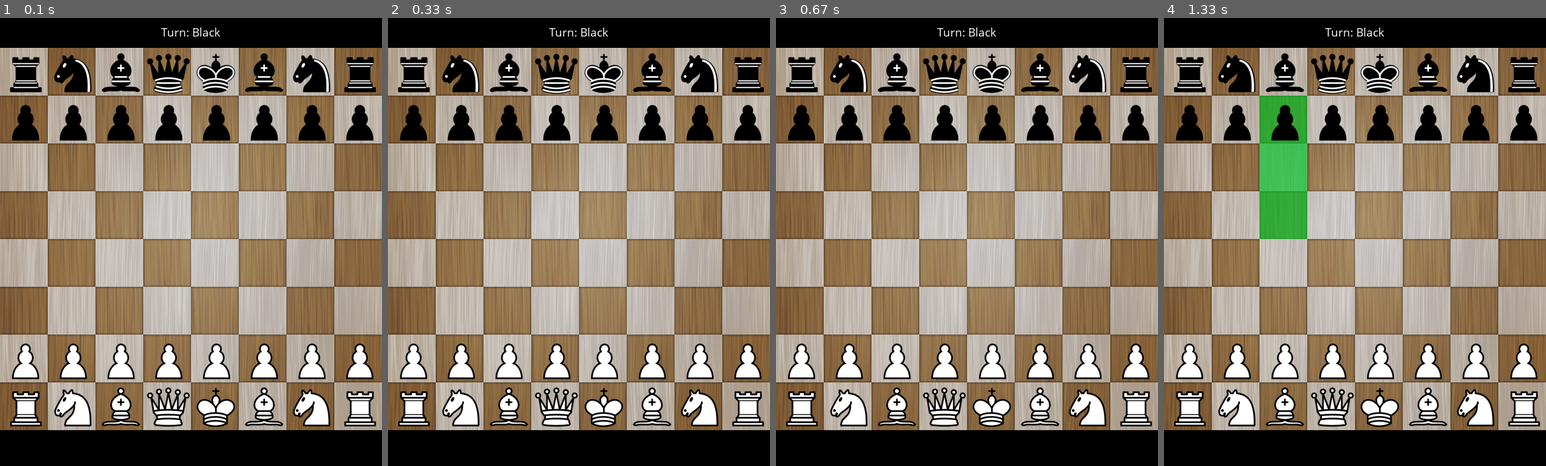
Above: before the commit, frames 1-4 (left to right).
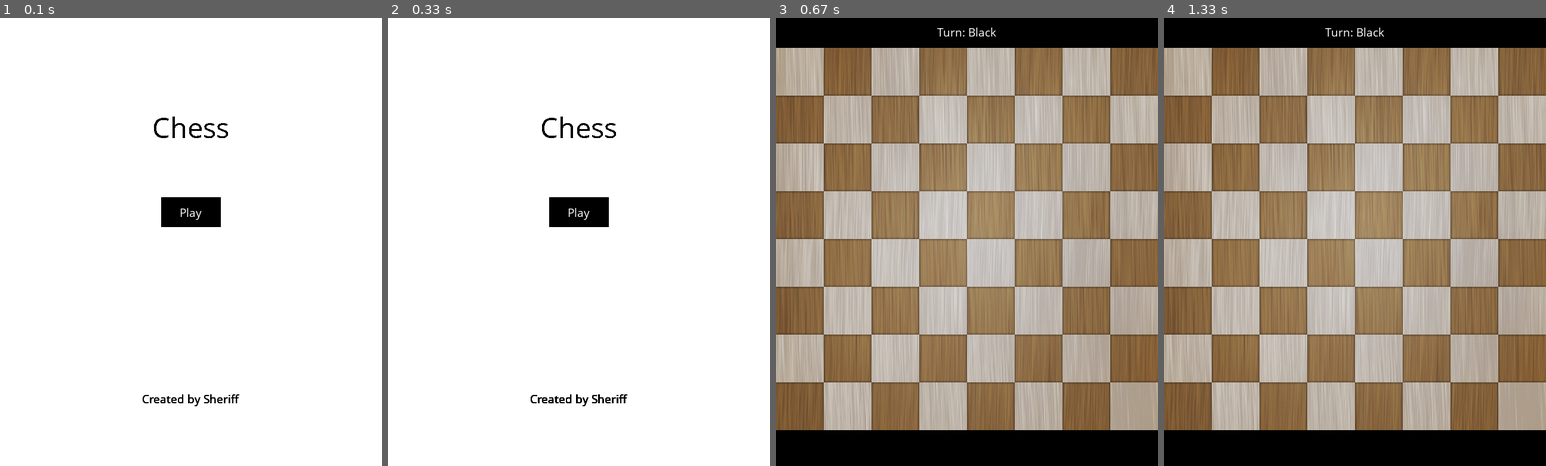
Above: after the commit, the same moments.

Repository: mandrelbrotset/pygame-chess
Game: pygame game, started from main.py
Two runs of this game, one before a commit and one after it. Both use one fixed random seed, a clock stepped at 60 frames per second and the inputs below.
Inputs (mouse positions are in pixels of both pictures, inside the frame that each line leads up to):
- Up to frame 1 (0.1 s): no input
- Up to frame 2 (0.33 s): no input
- Up to frame 3 (0.67 s): press the mouse at (967, 210) at 0.37 s; move the mouse to (905, 277) at 0.47 s; release the mouse at (848, 345) at 0.6 s
- Up to frame 4 (1.33 s): press the mouse at (1355, 210) at 0.7 s; move the mouse to (1305, 143) at 0.8 s; release the mouse at (1255, 76) at 0.93 s; press the mouse at (1282, 121) at 1.03 s; move the mouse to (1393, 264) at 1.13 s; release the mouse at (1500, 412) at 1.27 s

The runs differ from the first frame. In frame 1, 96% of the frame differs, in the area x 0-100%, y 0-100%; in frame 2, 96%; in frame 3, 14%; in frame 4, 18%.

Commit message:
threaded Chess.draw_pieces method

Diff:
--- a/chess.py
+++ b/chess.py
@@ -407,11 +407,17 @@
             # checkmate mechanism
             p = self.piece_location[columnChar][rowNo]
 
+            #
             for i in self.moves:
+                # if selected square is a valid move
                 if i == [x, y]:
+                    # if selected square is not occupied by any piece
                     if(p[0][:5] == turn) or len(p[0]) == 0:
+                        # move piece
                         self.validate_move([x,y])
+                    # if piece selected is the opponents piece
                     else:
+                        # capture piece
                         self.capture_piece(turn, [columnChar, rowNo], [x,y])
 
             # only the player with the turn gets to play
--- a/game.py
+++ b/game.py
@@ -4,6 +4,8 @@
 from piece import Piece
 from chess import Chess
 from utils import Utils
+
+from threading import Thread
 
 class Game:
     def __init__(self):
@@ -75,6 +77,9 @@
         # create class object that handles the gameplay logic
         self.chess = Chess(self.screen, pieces_src, self.board_locations, square_length)
 
+        t = Thread(target=self.draw, daemon=True)
+        thread_started = False
+
         # game loop
         while self.running:
             self.clock.tick(60)
@@ -89,19 +94,23 @@
                 elif key_pressed[K_SPACE]:
                     self.chess.reset()
 
-            #if self.menu_showed == False:
-            #    self.menu()
-            #else:
-            #    self.game()
+            if self.menu_showed == False:
+                self.menu()
+            else:
+                self.game()
+                if not thread_started:
+                    t.start()
+                    thread_started = True
 
             # for testing
             # mechanics of the game
-            self.game()
+            #self.game()
 
             # update display
             pygame.display.flip()
             # update events
             pygame.event.pump()
+        t.join()
 
         # call method to stop pygame
         pygame.quit()
@@ -142,15 +151,17 @@
         key_pressed = pygame.key.get_pressed()
         #
         util = Utils()
-        # call function to get mouse event
-        ret, mouse_coords = util.get_mouse_event()
 
-        # check if "Play" button was clicked
-        if start_btn.collidepoint(mouse_coords[0], mouse_coords[1]):
-            # change button behavior as it is hovered
-            pygame.draw.rect(self.screen, white_color, start_btn, 3)
-            # check if left mouse button was clicked
-            if ret:
+        # check if left mouse button was clicked
+        if util.left_click():
+            # call function to get mouse event
+            mouse_coords = util.get_mouse_event()
+
+            # check if "Play" button was clicked
+            if start_btn.collidepoint(mouse_coords[0], mouse_coords[1]):
+                # change button behavior as it is hovered
+                pygame.draw.rect(self.screen, white_color, start_btn, 3)
+
                 # change menu flag
                 self.menu_showed = True
         # check if enter or return key was pressed
@@ -169,4 +180,9 @@
         # call self.chess. something
         self.chess.play_turn()
         # draw pieces on the chess board
-        self.chess.draw_pieces()
+        #self.chess.draw_pieces()
+
+    def draw(self):
+        while self.running:
+            # draw pieces on the chess board
+            self.chess.draw_pieces()
--- a/utils.py
+++ b/utils.py
@@ -3,6 +3,16 @@
 
 class Utils:
     def get_mouse_event(self):
+        if self.left_click():
+            # get coordinates of the mouse
+            position = pygame.mouse.get_pos()
+
+            # return left click status and mouse coordinates
+            return position
+        else:
+            return None
+
+    def left_click(self):
         # store mouse buttons
         mouse_btn = pygame.mouse.get_pressed()
         # create flag to check for left click event
@@ -13,11 +23,4 @@
             # change left click flag
             left_click = True
 
-        if left_click:
-            # get coordinates of the mouse
-            position = pygame.mouse.get_pos()
-
-            # return left click status and mouse coordinates
-            return position
-        else:
-            return None
+        return left_click
